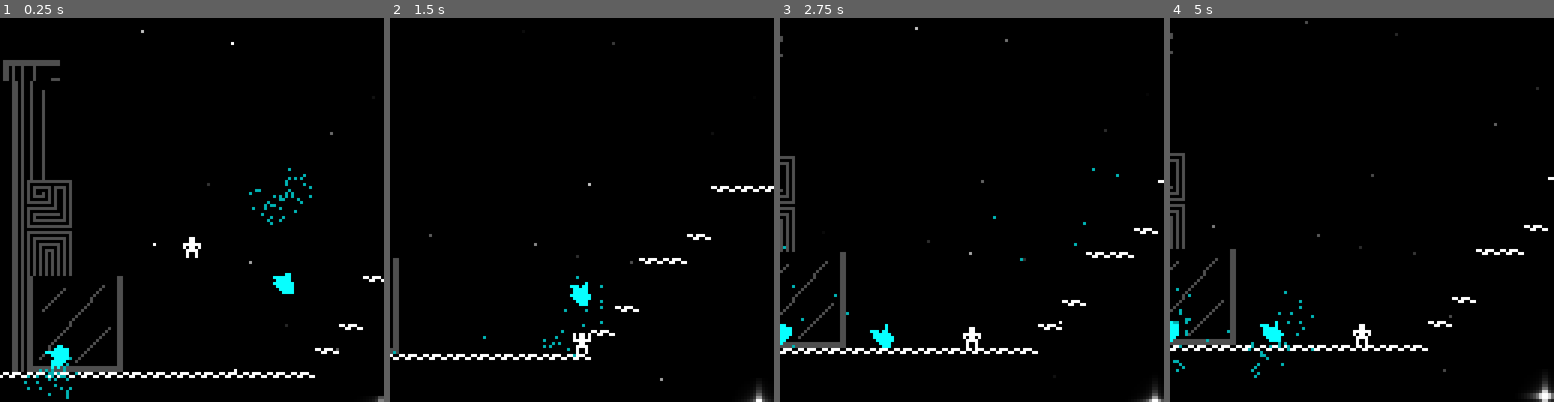
Above: before the commit, frames 1-4 (left to right).
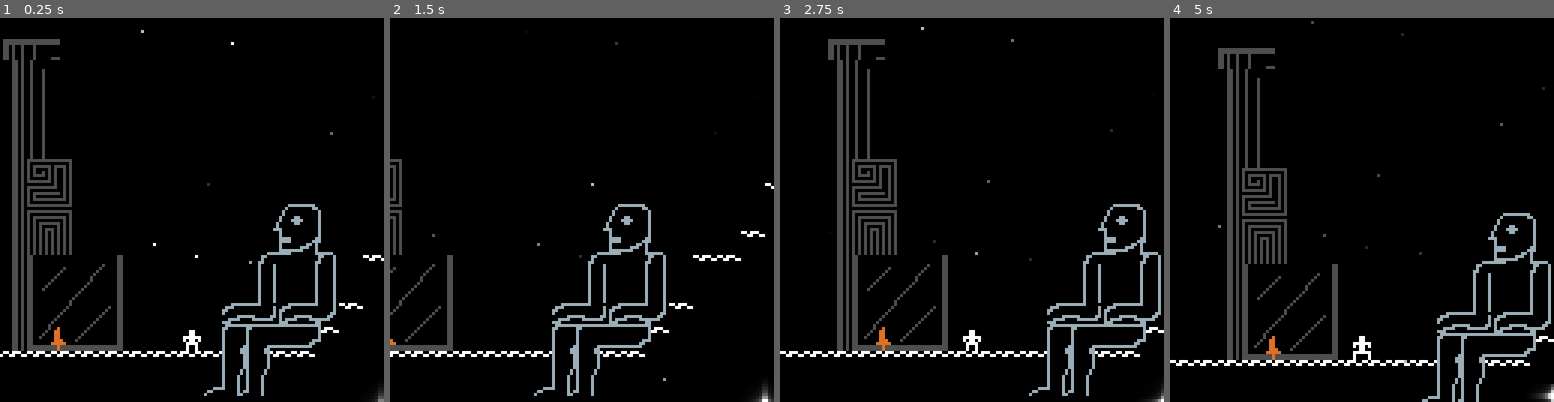
Above: after the commit, the same moments.

Repository: guillesc05/godot-minigame
Game: Godot game, scene res://scenes/scene.tscn
The game is run twice, just before and just after one commit, with the same random seed, the same clock (stepped at 60 frames per second) and the same inputs.
Inputs:
- Up to frame 1 (0.25 s): no input
- Up to frame 2 (1.5 s): hold D (movement-right) from 0.53 s (still down); tap E (grab) at 0.6, 1.35 s; tap Space (movement-jump) at 0.77 s
- Up to frame 3 (2.75 s): tap Space (movement-jump) at 1.52 s; release D (movement-right) at 2.03 s; hold A (movement-left) from 2.03 s (still down); tap E (grab) at 2.1 s
- Up to frame 4 (5 s): release A (movement-left) at 2.78 s; hold D (movement-right) 2.78-4.28 s; tap E (grab) at 2.85, 3.6, 4.35 s; tap Space (movement-jump) at 3.02, 3.77, 4.52 s; hold A (movement-left) from 4.28 s (still down)

The runs differ from the first frame. In frame 1, 9.0% of the frame differs, in the area x 0-100%, y 5-100%; in frame 2, 5.7%; in frame 3, 10%; in frame 4, 11%, in the area x 0-100%, y 0-100%.

Commit message:
statues that spit objects

Diff:
--- /dev/null
+++ b/minigame/scenes/dagger.tscn
@@ -0,0 +1,20 @@
+[gd_scene load_steps=4 format=3 uid="uid://cy6n8mvh07y06"]
+
+[ext_resource type="Script" uid="uid://g7clxh7qwvq" path="res://scripts/dagger_component.gd" id="1_5mald"]
+[ext_resource type="Texture2D" uid="uid://cpk5h18rohwhu" path="res://assets/dagger.png" id="1_qwa6k"]
+
+[sub_resource type="RectangleShape2D" id="RectangleShape2D_un7sy"]
+size = Vector2(8, 8)
+
+[node name="dagger" type="RigidBody2D"]
+script = ExtResource("1_5mald")
+
+[node name="CollisionShape2D" type="CollisionShape2D" parent="."]
+shape = SubResource("RectangleShape2D_un7sy")
+
+[node name="Sprite2D" type="Sprite2D" parent="."]
+texture = ExtResource("1_qwa6k")
+
+[node name="grabbableComponent" type="Node2D" parent="."]
+
+[connection signal="body_entered" from="." to="." method="_on_body_entered"]
--- a/minigame/scenes/scene.tscn
+++ b/minigame/scenes/scene.tscn
@@ -1,16 +1,17 @@
-[gd_scene load_steps=7 format=3 uid="uid://dridn07fcbu4h"]
+[gd_scene load_steps=8 format=3 uid="uid://dridn07fcbu4h"]
 
 [ext_resource type="PackedScene" uid="uid://cmpqm776yspdo" path="res://scenes/player.tscn" id="1_ulcgi"]
 [ext_resource type="PackedScene" uid="uid://htquxikymh1q" path="res://scenes/sky_canvas.tscn" id="3_5fb3c"]
 [ext_resource type="PackedScene" uid="uid://6touh2dqy0il" path="res://scenes/tilemap.tscn" id="3_3253y"]
 [ext_resource type="Script" uid="uid://b6ejlhxuwg644" path="res://scripts/camera_2d.gd" id="5_m7jmp"]
-[ext_resource type="PackedScene" path="res://scenes/mountain_relic.tscn" id="6_ruw3y"]
+[ext_resource type="PackedScene" uid="uid://cy6n8mvh07y06" path="res://scenes/dagger.tscn" id="6_ruw3y"]
 [ext_resource type="Script" uid="uid://b703acpckr47w" path="res://scripts/scene_info.gd" id="6_t7and"]
+[ext_resource type="PackedScene" uid="uid://l0bn0mcr5ks3" path="res://scenes/statue.tscn" id="7_ruw3y"]
 
 [node name="Scene" type="Node2D"]
 
 [node name="Player" parent="." instance=ExtResource("1_ulcgi")]
-position = Vector2(47, -71)
+position = Vector2(47, -4)
 
 [node name="tilemap" parent="." instance=ExtResource("3_3253y")]
 
@@ -24,7 +25,7 @@
 position = Vector2(0, -180)
 script = ExtResource("6_t7and")
 
-[node name="mountain_relic" parent="." instance=ExtResource("6_ruw3y")]
-position = Vector2(77, -58)
+[node name="statue" parent="." instance=ExtResource("7_ruw3y")]
+position = Vector2(73, -21)
 
-[node name="mountain_relic2" parent="." instance=ExtResource("6_ruw3y")]
+[node name="dagger" parent="." instance=ExtResource("6_ruw3y")]
--- /dev/null
+++ b/minigame/scenes/statue.tscn
@@ -0,0 +1,51 @@
+[gd_scene load_steps=7 format=3 uid="uid://l0bn0mcr5ks3"]
+
+[ext_resource type="Texture2D" uid="uid://dref500nixd2" path="res://assets/statue-sheet.png" id="1_sxr8y"]
+[ext_resource type="Script" uid="uid://bn7jenhtl631u" path="res://scripts/throw_ore_component.gd" id="2_6wwjp"]
+
+[sub_resource type="AtlasTexture" id="AtlasTexture_3nm2d"]
+atlas = ExtResource("1_sxr8y")
+region = Rect2(0, 0, 48, 72)
+
+[sub_resource type="AtlasTexture" id="AtlasTexture_as6t3"]
+atlas = ExtResource("1_sxr8y")
+region = Rect2(48, 0, 48, 72)
+
+[sub_resource type="SpriteFrames" id="SpriteFrames_h8jna"]
+animations = [{
+"frames": [{
+"duration": 1.0,
+"texture": SubResource("AtlasTexture_3nm2d")
+}],
+"loop": true,
+"name": &"idle",
+"speed": 5.0
+}, {
+"frames": [{
+"duration": 1.0,
+"texture": SubResource("AtlasTexture_as6t3")
+}],
+"loop": true,
+"name": &"mouth-opened",
+"speed": 5.0
+}]
+
+[sub_resource type="RectangleShape2D" id="RectangleShape2D_sxr8y"]
+size = Vector2(19.5, 47.5)
+
+[node name="statue" type="RigidBody2D"]
+freeze = true
+
+[node name="AnimatedSprite2D" type="AnimatedSprite2D" parent="."]
+sprite_frames = SubResource("SpriteFrames_h8jna")
+animation = &"idle"
+
+[node name="ThrowOreComponent" type="Node2D" parent="."]
+script = ExtResource("2_6wwjp")
+
+[node name="CollisionShape2D" type="CollisionShape2D" parent="."]
+position = Vector2(6.75, 12.75)
+shape = SubResource("RectangleShape2D_sxr8y")
+
+[node name="oreSpawnPos" type="Node2D" parent="."]
+position = Vector2(5, -22)
--- a/minigame/scripts/camera_2d.gd
+++ b/minigame/scripts/camera_2d.gd
@@ -1,7 +1,7 @@
 extends Camera2D
 @onready var player: CharacterBody2D = $"../Player"
 
-var camYOffset = -30
+var camYOffset = -38
 
 func _process(delta: float) -> void:
 	position.x = player.position.x
--- a/minigame/scripts/create_building.gd
+++ /dev/null
@@ -1,4 +0,0 @@
-extends TileMapLayer
-
-func create_drill_at(posInGrid:Vector2i):
-	set_cell(posInGrid, 2, Vector2i(0,0))
--- /dev/null
+++ b/minigame/scripts/dagger_component.gd
@@ -0,0 +1,18 @@
+extends RigidBody2D
+
+
+# Called when the node enters the scene tree for the first time.
+func _ready() -> void:
+	contact_monitor = true
+	max_contacts_reported = 5
+	pass # Replace with function body.
+
+
+# Called every frame. 'delta' is the elapsed time since the previous frame.
+func _process(delta: float) -> void:
+	pass
+
+
+func _on_body_entered(body: Node) -> void:
+	print(body.name)
+	if body.has_node("ThrowOreComponent"): body.get_node("ThrowOreComponent").instantiateOre()
--- a/minigame/scripts/e_key.gd
+++ b/minigame/scripts/e_key.gd
@@ -1,7 +1,7 @@
 extends Sprite2D
 
 var objectToFollow = null
-var DISTANCE_FROM_OBJECT:float = -8.0
+var DISTANCE_FROM_OBJECT:float = -12.0
 
 func setObjectToFollow(obj):
 	objectToFollow = obj
--- a/minigame/scripts/grab_component.gd
+++ b/minigame/scripts/grab_component.gd
@@ -14,7 +14,6 @@
 var THROW_FORCE = 200
 
 func _on_body_entered(body: Node2D) -> void:
-	print(body.name)
 	if body.has_node("grabbableComponent") && body != objectBeingGrabbed:
 		lastObjectToGrab.push_front(body)
 		if objectBeingGrabbed == null:
--- a/minigame/scripts/terrain_generator.gd
+++ b/minigame/scripts/terrain_generator.gd
@@ -17,6 +17,11 @@
 		set_cell(Vector2i(k, 0), 0, Vector2i(1,0))
 		for k2 in 4:
 			set_cell(Vector2i(k, k2+ 1), 0, Vector2i(1,1))
+
+	generateMountain()
+
+
+func generateMountain():
 	var noise = FastNoiseLite.new()
 	noise.frequency = 1
 	var rnd_seed = rng.randi_range(0, 10000)
--- /dev/null
+++ b/minigame/scripts/throw_ore_component.gd
@@ -0,0 +1,31 @@
+extends Node2D
+@onready var statue = $".."
+@onready var sprite:AnimatedSprite2D = $"../AnimatedSprite2D"
+@onready var oreSpawnPos = $"../oreSpawnPos"
+@onready var oreRef = "res://scenes/mountain_relic.tscn"
+
+const THROW_FORCE:float = 200
+
+func _ready() -> void:
+	setOre(oreRef)
+
+#oreToSet: direccion de la escena a instanciar
+func setOre(oreToSet:String):
+	oreRef = load(oreToSet)
+
+func instantiateOre():
+	#instantiate
+	var ore = oreRef.instantiate()
+	#make child of the scene
+	statue.add_sibling(ore)
+	ore.position = oreSpawnPos.position + statue.position
+	#throw at statue dir
+	var dir:Vector2
+
+	if statue.scale.x >0:
+		dir = Vector2(-1,0)
+	else: dir = Vector2(1,0)
+	ore.apply_impulse(dir*THROW_FORCE)
+
+
+	sprite.animation = "mouth-opened"
Binary file added: minigame/assets/dagger.png
Not shown, added: minigame/assets/dagger.png.import
Binary file added: minigame/assets/statue-sheet.png
Not shown, added: minigame/assets/statue-sheet.png.import
Not shown: 1 places in minigame/scenes/mountain_relic.tscn that only renumber resources
Not shown, removed: minigame/scripts/create_building.gd.uid
Not shown, added: minigame/scripts/dagger_component.gd.uid
Not shown, added: minigame/scripts/throw_ore_component.gd.uid
